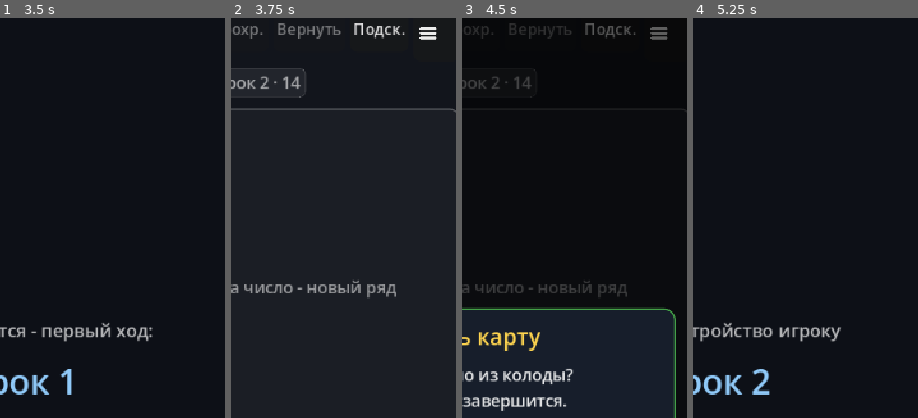
Above: before the commit, frames 1-4 (left to right).
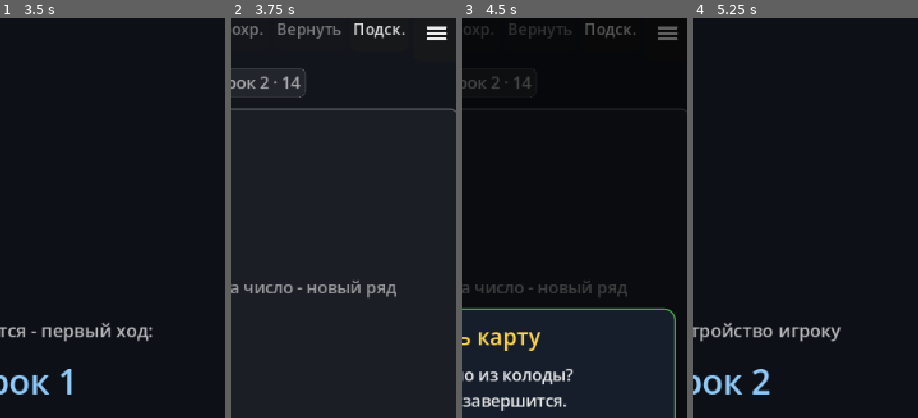
Above: after the commit, the same moments.

Repository: victor-osipov-dev/digital_game
Game: Godot game, scene res://scenes/main_menu.tscn
Two runs of this game, one before a commit and one after it. Both use one fixed random seed, a clock stepped at 60 frames per second and the inputs below.
Inputs:
- Up to frame 1 (3.5 s): click "Начать" at 0.5 s; click "Колода 78" at 1.25 s; click "Подск." at 2 s; click "Взять" at 2.75 s
- Up to frame 2 (3.75 s): click "Готов(-а)" at 3.5 s
- Up to frame 3 (4.5 s): click "Колода 78" at 4.25 s
- Up to frame 4 (5.25 s): click "Взять" at 5 s
The pictures show only the part of the screen within x 47-97%, y 2-52%; the shares and areas given below are measured in that part.

Frame 1 is identical in both runs. In frame 2, 0.2% of the frame differs, in the area x 83-97%, y 2-6%; in frame 3, 0.2%; in frame 4, nothing differs.

Commit message:
Бургер: иконка по центру и крупнее
При пустом тексте clip_text прижимал иконку к левому краю: выравнивания
текста и иконки заданы явно (CENTER), clip_text убран. Размер 30 → 36
в кнопке 60x46.

Проверено: test_parse, check_scene (пины иконки), Web-экспорт собран.

Co-Authored-By: Claude Opus 5 (1M context) <noreply@anthropic.com>

Diff:
--- a/scripts/ui/game.gd
+++ b/scripts/ui/game.gd
@@ -385,11 +385,15 @@
 	# фолбэка там же нет. Та же техника, что у рисованных иконок чекбоксов
 	# в ui_theme (PNG ради иконки не везём).
 	_burger_btn.text = ""
-	_burger_btn.icon = _burger_icon(30)
+	_burger_btn.icon = _burger_icon(36)
 	_burger_btn.expand_icon = false
+	# Иконка строго по центру: выравнивания задаём явно, а clip_text
+	# убираем — именно он при пустом тексте прижимал иконку к левому краю.
+	_burger_btn.alignment = HORIZONTAL_ALIGNMENT_CENTER
+	_burger_btn.icon_alignment = HORIZONTAL_ALIGNMENT_CENTER
+	_burger_btn.clip_text = false
 	_burger_btn.tooltip_text = Lang.t("Действия")
 	_burger_btn.custom_minimum_size = Vector2(60, Settings.touch(46))
-	_burger_btn.clip_text = true
 	_burger_btn.add_theme_font_size_override("font_size", Settings.fs(18))
 	_burger_btn.pressed.connect(_toggle_burger_menu)
 	_burger_btn.visible = false
